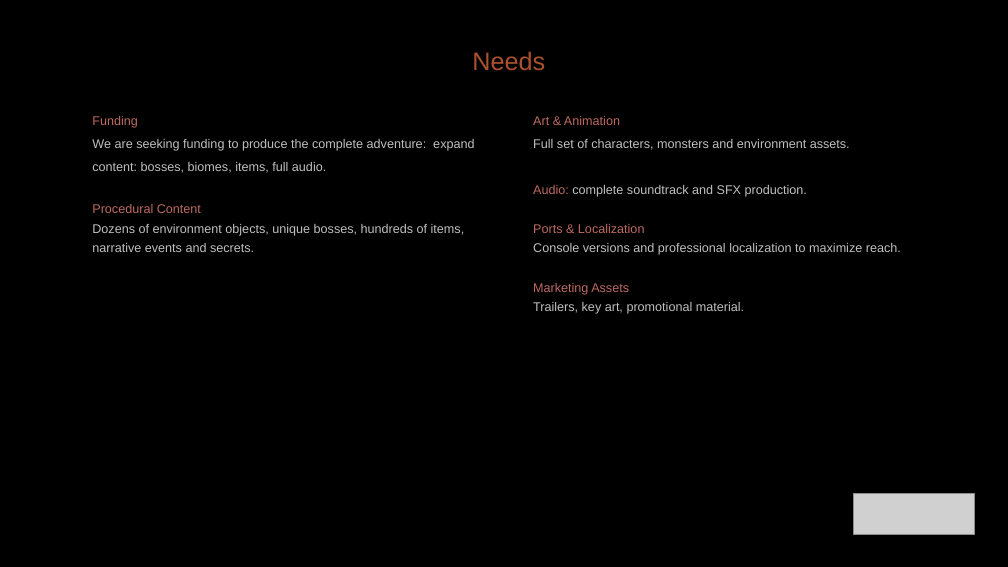
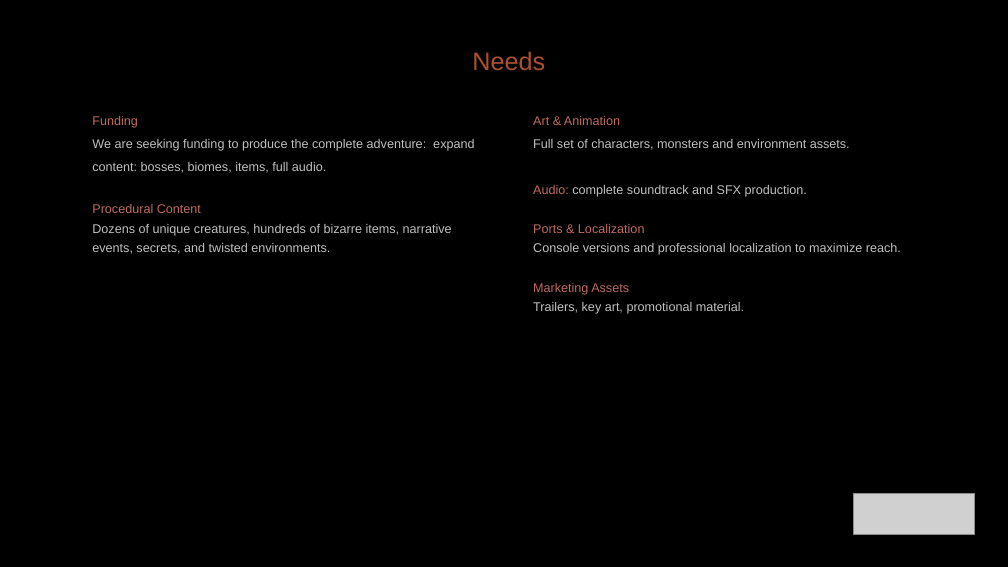
Before and after one commit to diegohcanepa/Remizione, a slide deck: slide 16 of Pitch Deck.pptx. Drawn at 1008x567 pixels with LibreOffice and Linux fonts; fonts in the diff are those of the drawing; grey boxes stand for pictures; background and template pictures are left out. Boxes give left, top, right and bottom in pixels: in the first picture for what was removed or moved away, otherwise in the second. Text is boxed around its words. In the diff, an @@ line names an element or a change of style, - is before the commit and + after.

```diff
--- a/Pitch Deck.pptx
+++ b/Pitch Deck.pptx
@@ subtitle at <box>92,224,452,254</box>: text changed @@
-Dozens of environment objects, unique bosses, hundreds of items, narrative events and secrets.
+Dozens of unique creatures, hundreds of bizarre items, narrative events, secrets, and twisted environments.
```
Also in this commit, not shown: 6 other slides changed, 51 other files.
